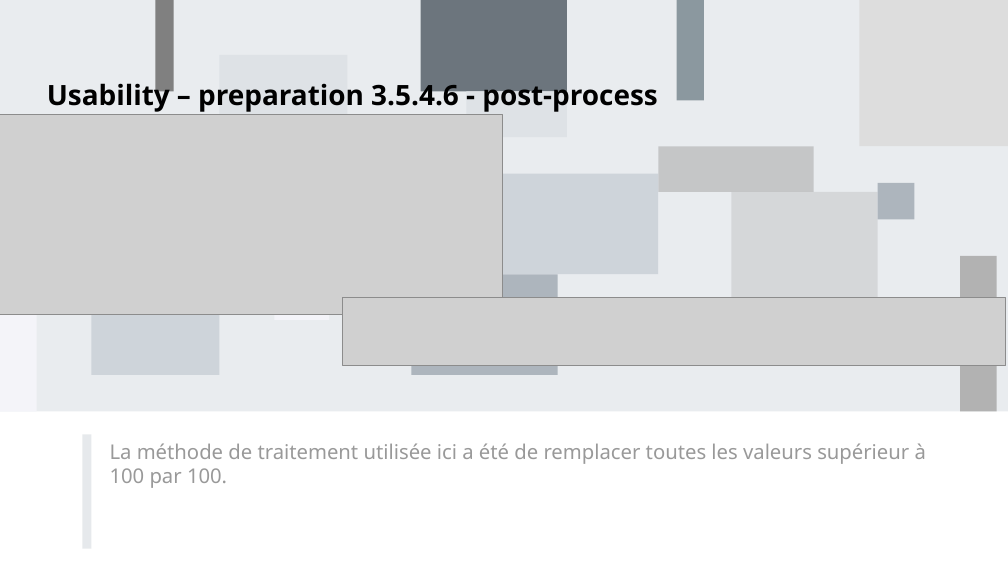
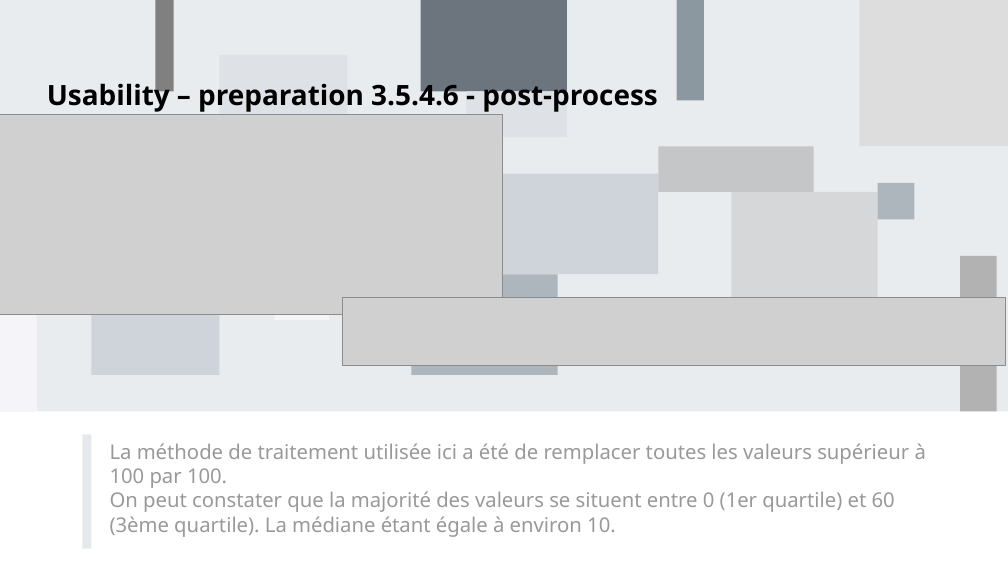
Before and after one commit to curiousmindflow/oc-ml-p2, a slide deck: slide 18 of report/P2_01_presentation.odp. Drawn at 1008x567 pixels with LibreOffice and Linux fonts; fonts in the diff are those of the drawing; grey boxes stand for pictures. Boxes give left, top, right and bottom in pixels: in the first picture for what was removed or moved away, otherwise in the second. Text is boxed around its words. In the diff, an @@ line names an element or a change of style, - is before the commit and + after.

```diff
--- a/report/P2_01_presentation.odp
+++ b/report/P2_01_presentation.odp
@@ text at (110,491,895,537): paragraph added @@
+On peut constater que la majorité des valeurs se situent entre 0 (1er quartile) et 60 (3ème quartile). La médiane étant égale à environ 10.
```
Also in this commit, not shown: 2 other slides changed, 4 slides added, 5 other files.
